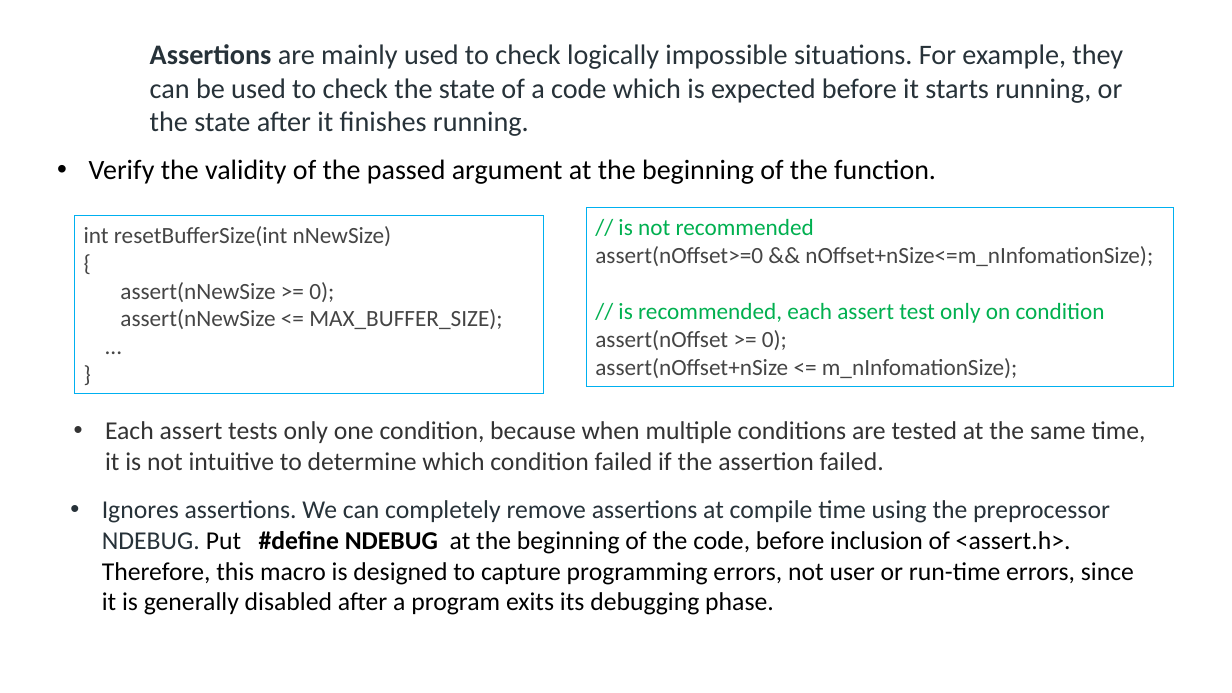
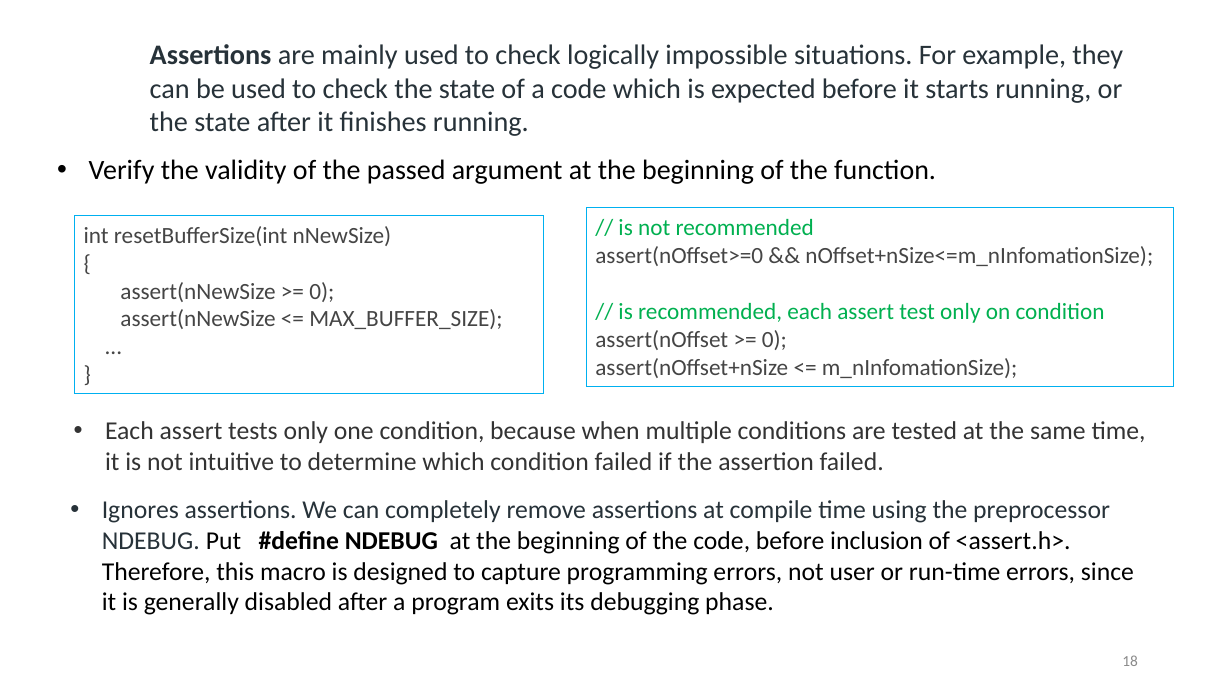
Before and after one commit to ShiqiYu/CPP, a slide deck: slide 18 of week14/Lab14.pptx. Drawn at 1232x693 pixels with LibreOffice and Linux fonts; fonts in the diff are those of the drawing; background and template pictures are left out. Boxes give left, top, right and bottom in pixels: in the first picture for what was removed or moved away, otherwise in the second. Text is boxed around its words. In the diff, an @@ line names an element or a change of style, - is before the commit and + after.

```diff
--- a/week14/Lab14.pptx
+++ b/week14/Lab14.pptx
@@ page number added at (x1=1122, y1=655, x2=1138, y2=666), 12 pt, text #8C8C8C @@
+18
```
Also in this commit, not shown: 17 other slides changed, 3 slides added, 2 slides removed, 3 other files.
